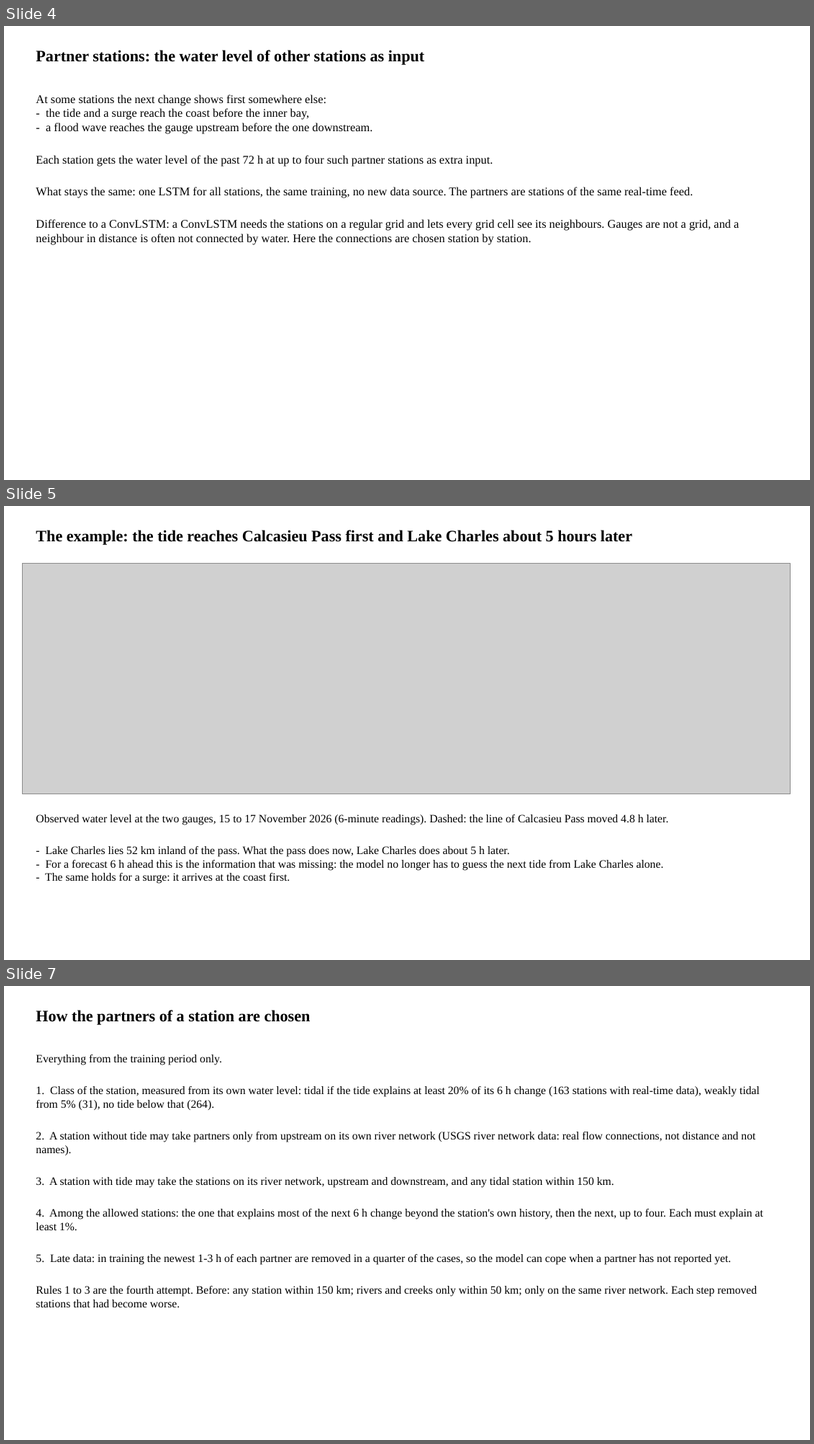
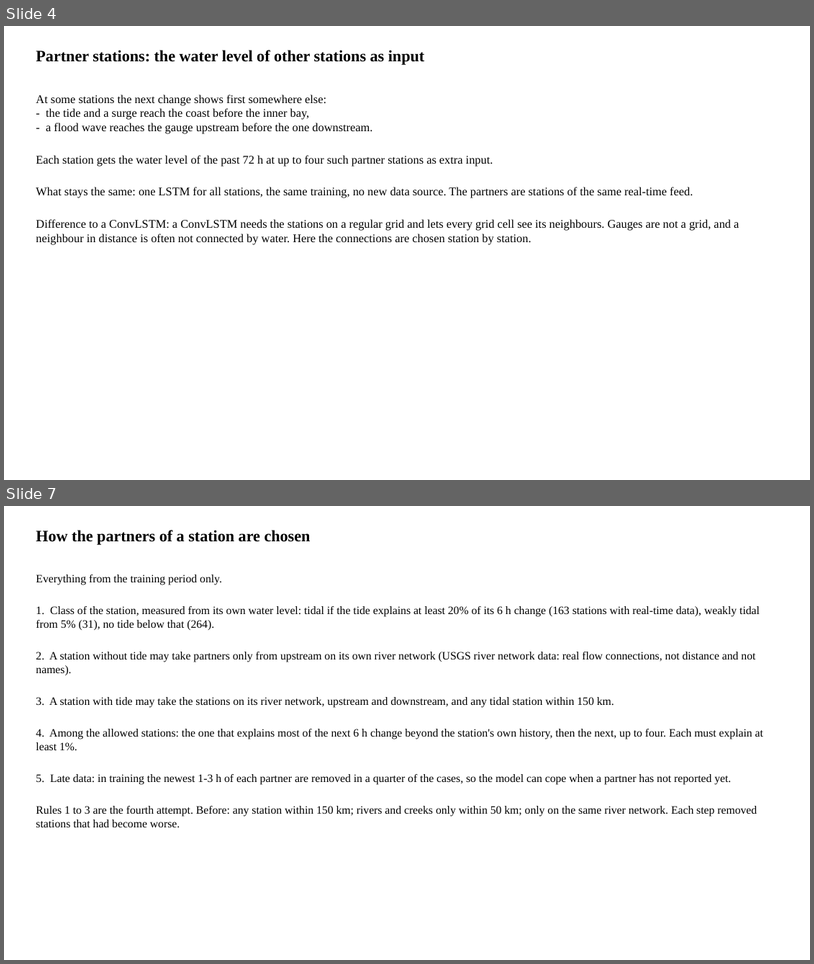
Before and after one commit to LaurenW1997/subdomainLSTM, a slide deck: deliverables/34_since_meeting.pptx. Shown one above the other, each under a label of ours: slides 4, 5 and 7 before the commit, slides 4 and 7 after it; the slides between them are not shown. The pictures are 814x1444 and 814x964 pixels, drawn with LibreOffice and Linux fonts; fonts in the diff are those of the drawing; grey boxes stand for pictures. Boxes give left, top, right and bottom in pixels: in the first picture for what was removed or moved away, otherwise in the second. Text is boxed around its words. In the diff, an @@ line names an element or a change of style, - is before the commit and + after.

```diff
--- a/deliverables/34_since_meeting.pptx
+++ b/deliverables/34_since_meeting.pptx
@@ slide 5 removed at (4,506,810,960), background #FFFFFF @@
@@ text removed at (36,530,633,545) @@
-The example: the tide reaches Calcasieu Pass first and Lake Charles about 5 hours later
@@ picture removed at (22,564,790,794) @@
@@ text removed at (36,814,669,883) @@
-Observed water level at the two gauges, 15 to 17 November 2026 (6-minute readings). Dashed: the line of Calcasieu Pass moved 4.8 h later.
-- Lake Charles lies 52 km inland of the pass. What the pass does now, Lake Charles does about 5 h later.
-- For a forecast 6 h ahead this is the information that was missing: the model no longer has to guess the next tide from Lake Charles alone.
-- The same holds for a surge: it arrives at the coast first.
```
Also in this commit, not shown: 2 slides changed, 7 other files.
